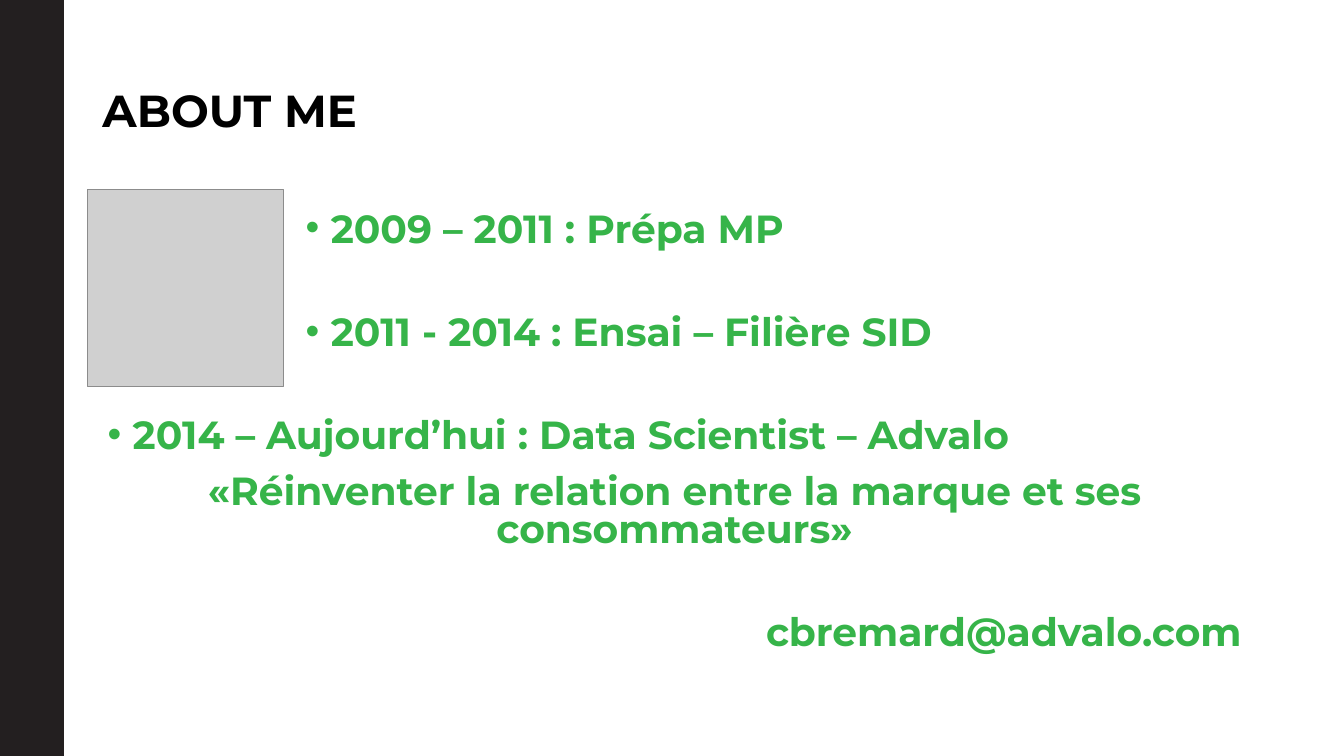
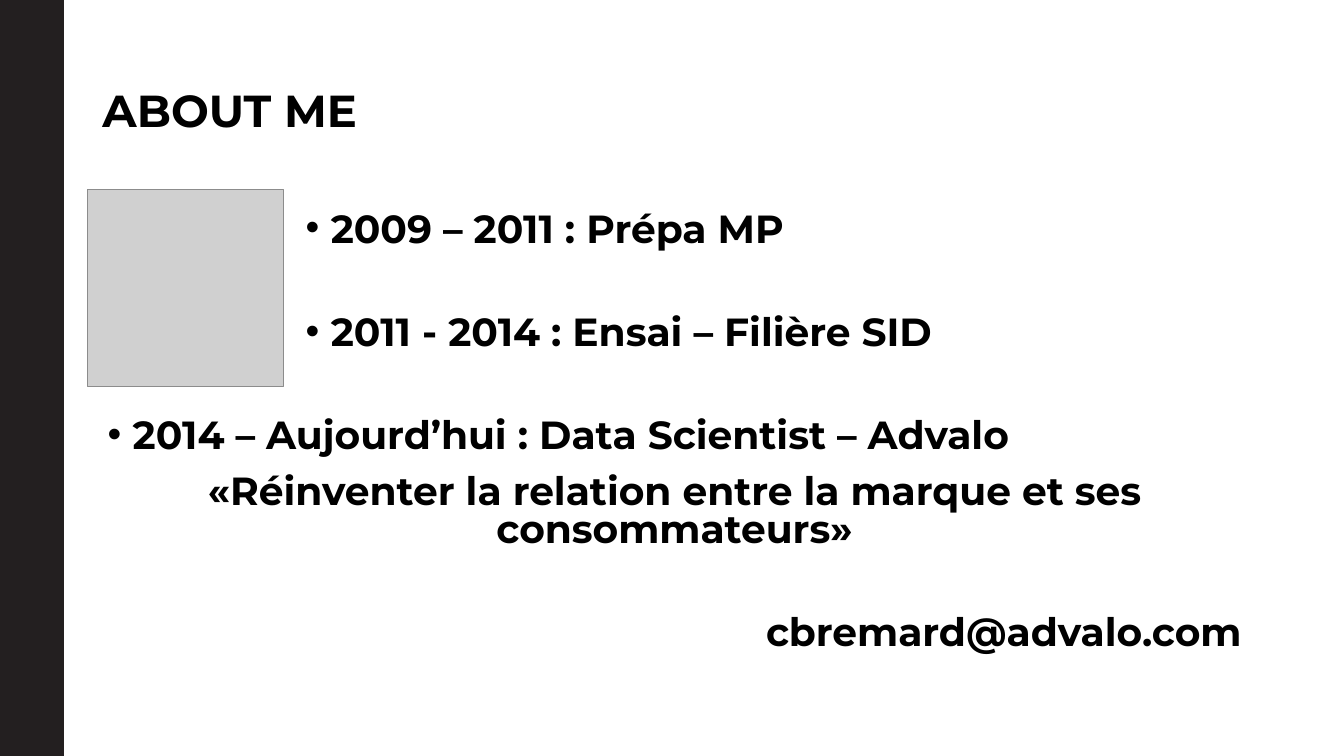
Before and after one commit to cBremardAdvalo/SeminarPigHive, a slide deck: slide 2 of Documents/Présentation2018/SéminairePigHive2018.pptx. Drawn at 1344x756 pixels with LibreOffice and Linux fonts; fonts in the diff are those of the drawing; grey boxes stand for pictures; background and template pictures are left out. Boxes give left, top, right and bottom in pixels: in the first picture for what was removed or moved away, otherwise in the second. Text is boxed around its words. In the diff, an @@ line names an element or a change of style, - is before the commit and + after.

```diff
--- a/Documents/Présentation2018/SéminairePigHive2018.pptx
+++ b/Documents/Présentation2018/SéminairePigHive2018.pptx
@@ text "2009 – 2011 : Prépa ..." at <box>133,213,1242,654</box>: text colour #36B449 to #000000 @@
```
Also in this commit, not shown: 6 other slides changed, 1 slide added.
